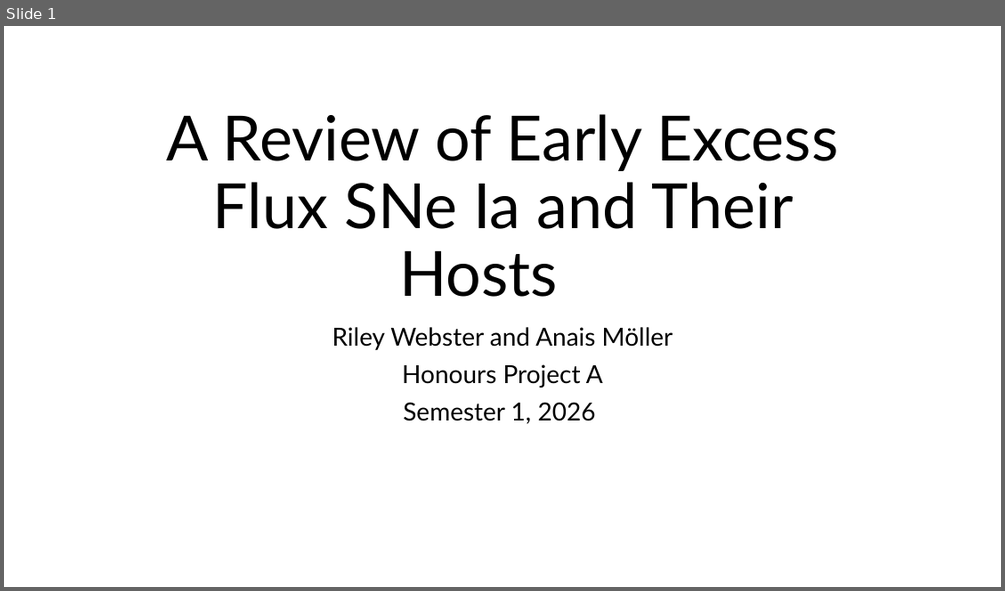
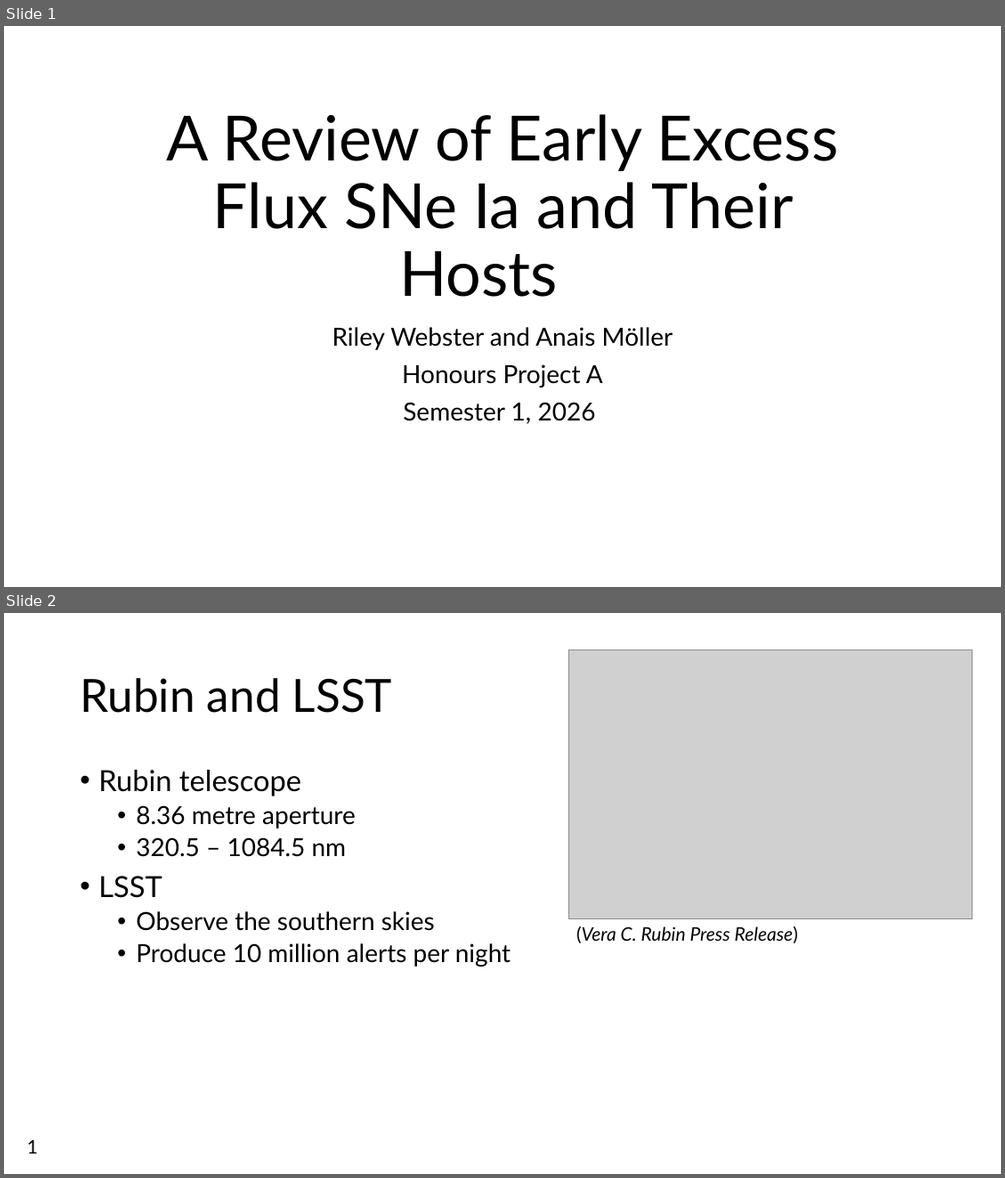
Before and after one commit to Webd0g/Honours_Project, a slide deck: Oral_presentation/Oral_Presentation.pptx. Shown one above the other, each under a label of ours: slide 1 before the commit, slides 1 and 2 after it. The pictures are 1005x591 and 1005x1178 pixels, drawn with LibreOffice and Linux fonts; fonts in the diff are those of the drawing; grey boxes stand for pictures; background and template pictures are left out. Boxes give left, top, right and bottom in pixels: in the first picture for what was removed or moved away, otherwise in the second. Text is boxed around its words. In the diff, an @@ line names an element or a change of style, - is before the commit and + after.

```diff
--- a/Oral_presentation/Oral_Presentation.pptx
+++ b/Oral_presentation/Oral_Presentation.pptx
@@ slide 2 added at <box>4,613,1001,1174</box>, background picture (left out) @@
@@ picture added at <box>569,650,972,919</box> @@
@@ title added at <box>80,678,392,713</box>, 44 pt, text #000000 @@
+Rubin and LSST
@@ text added at <box>98,770,510,966</box>, 24 pt, text #000000 @@
+• Rubin telescope
+  • 8.36 metre aperture
+  • 320.5 – 1084.5 nm
+• LSST
+  • Observe the southern skies
+  • Produce 10 million alerts per night
@@ text added at <box>576,926,798,943</box>, 18 pt, text #000000, italic @@
+(Vera C. Rubin Press Release)
@@ text added at <box>27,1140,38,1153</box>, 18 pt, text #000000 @@
+1
```
Also in this commit, not shown: 4 slides changed, 3 other slides added, 8 slides removed, 12 other files.
